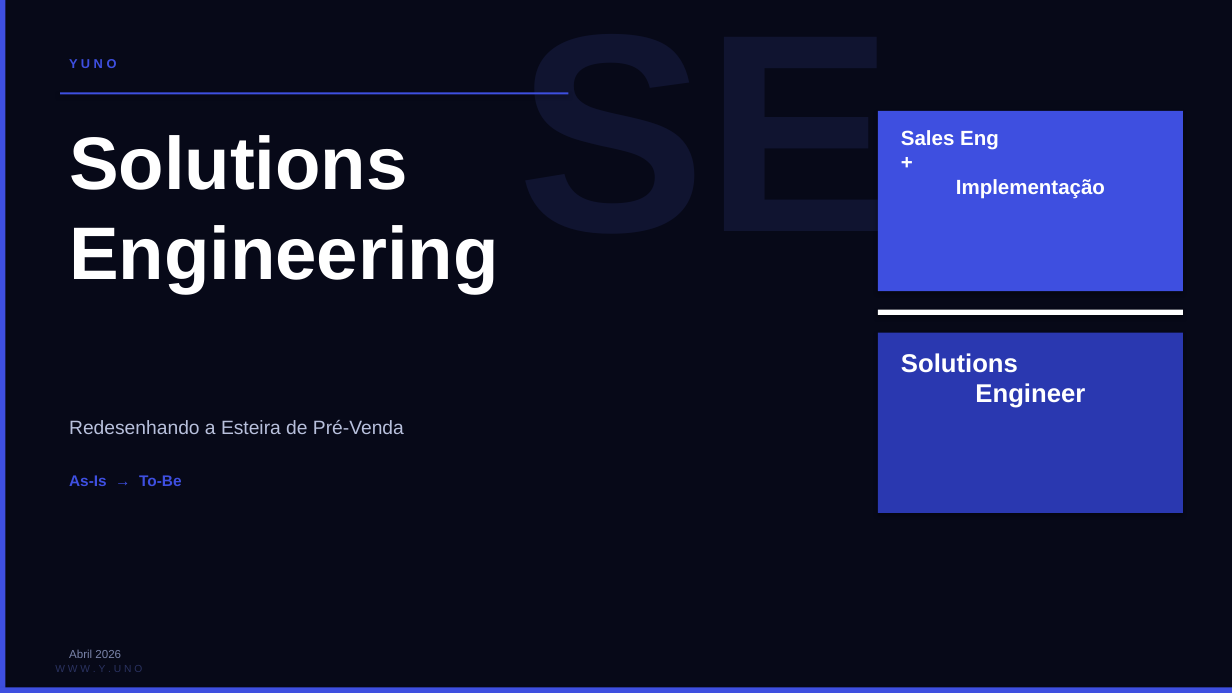
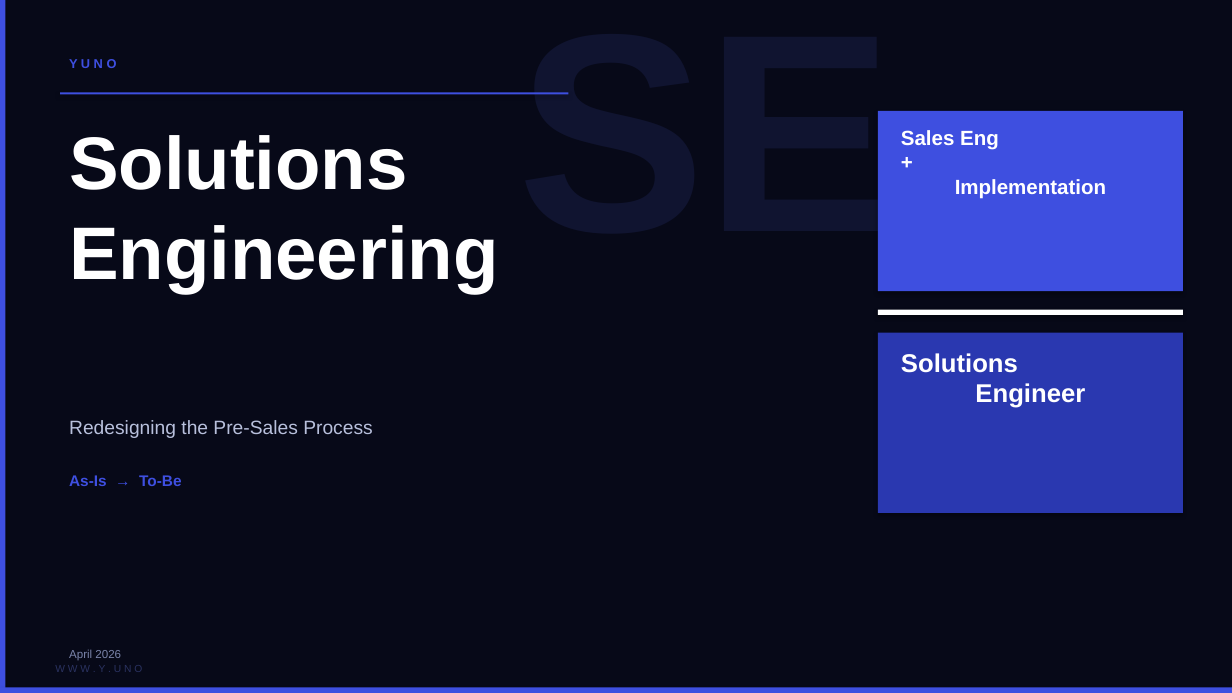
Before and after one commit to andyarapedrosa/yuno-sdk-demos, a slide deck: slide 1 of SE_Process_AsIs_ToBe.pptx. Drawn at 1232x693 pixels with LibreOffice and Linux fonts; fonts in the diff are those of the drawing. Boxes give left, top, right and bottom in pixels: in the first picture for what was removed or moved away, otherwise in the second. Text is boxed around its words. In the diff, an @@ line names an element or a change of style, - is before the commit and + after.

```diff
--- a/SE_Process_AsIs_ToBe.pptx
+++ b/SE_Process_AsIs_ToBe.pptx
@@ text at [901, 130, 1106, 199]: text changed @@
-Sales Eng
-+
-Implementação
+Sales Eng
++
+Implementation
@@ text at [69, 420, 372, 438]: text changed @@
-Redesenhando a Esteira de Pré-Venda
+Redesigning the Pre-Sales Process
@@ text at [69, 649, 121, 660]: text changed @@
-Abril 2026
+April 2026
```
Also in this commit, not shown: 11 other slides changed.
